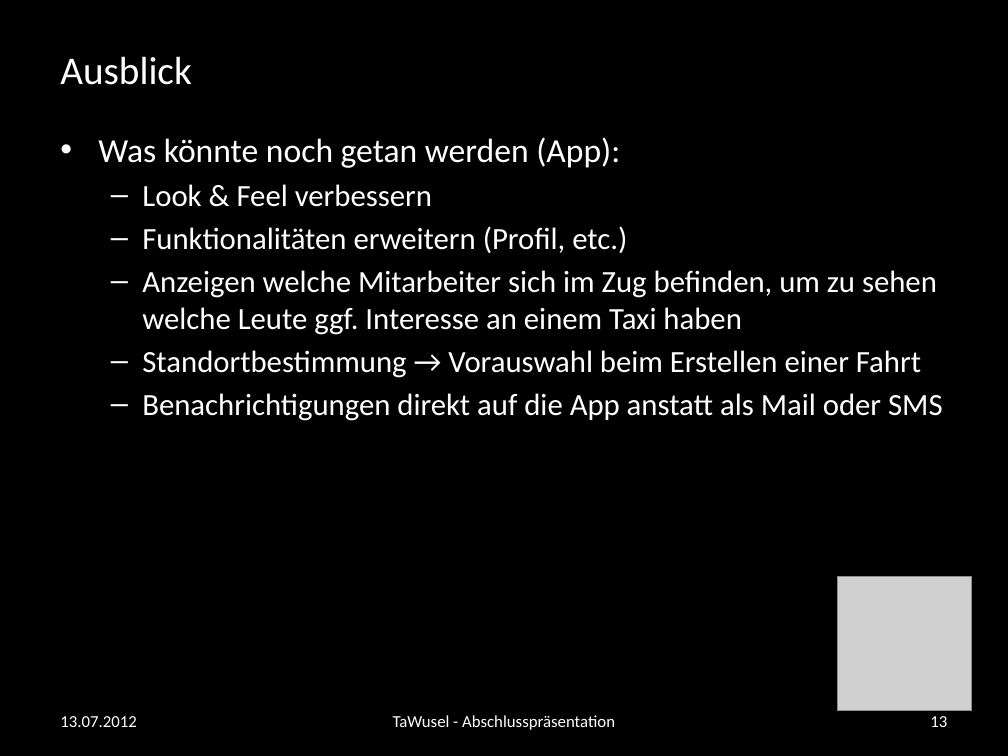
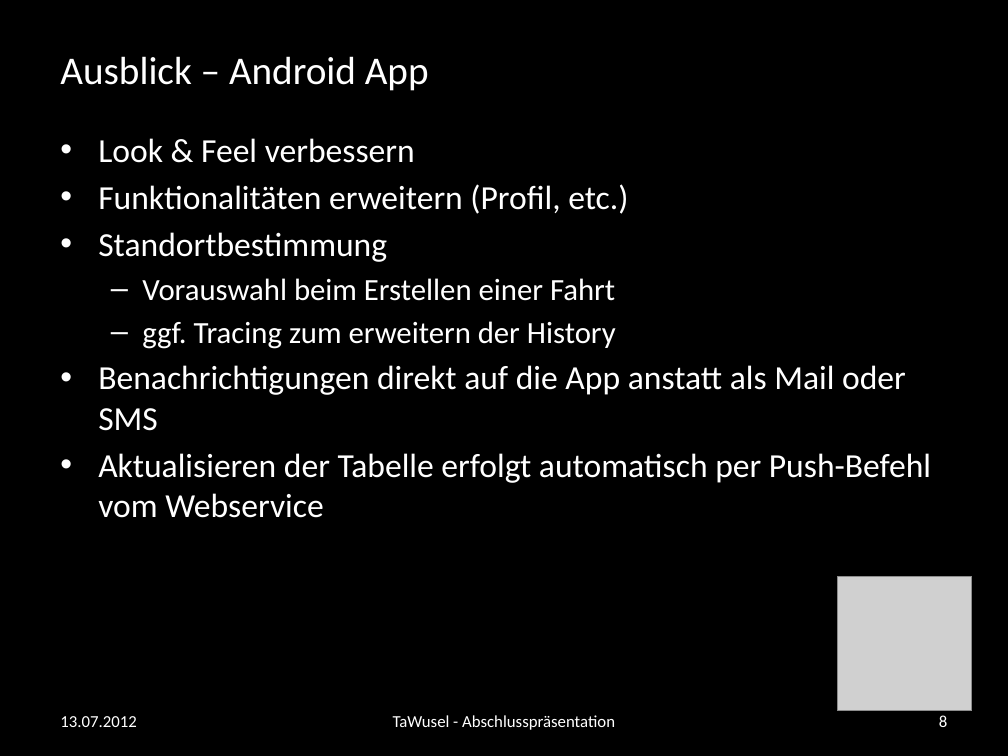
Before and after one commit to andreasnuesslein/swp_kp2_2012_gruppe1, a slide deck: slide 8 of Abschluss-Praesentation/vorlage.pptx (slide 13 before the commit). Drawn at 1008x756 pixels with LibreOffice and Linux fonts; fonts in the diff are those of the drawing; grey boxes stand for pictures; background and template pictures are left out. Boxes give left, top, right and bottom in pixels: in the first picture for what was removed or moved away, otherwise in the second. Text is boxed around its words. In the diff, an @@ line names an element or a change of style, - is before the commit and + after.

```diff
--- a/Abschluss-Praesentation/vorlage.pptx
+++ b/Abschluss-Praesentation/vorlage.pptx
@@ title at bbox=[60, 56, 429, 91]: text changed @@
-Ausblick
+Ausblick – Android App
@@ text at bbox=[98, 137, 620, 168]: paragraph removed @@
-• Was könnte noch getan werden (App):
@@ text at bbox=[98, 138, 906, 431]: size 22 to 24 pt in "Look & Feel verbessern", "Funktionalitäten erweitern (Profil, etc.)", "Benachrichtigungen direkt auf die App anstatt als ..."; bullet – to •; list level 2 to 1 in "Look & Feel verbessern"; list level 2 to 1 in "Funktionalitäten erweitern (Profil, etc.)"; list level 2 to 1 in "Benachrichtigungen direkt auf die App ..." @@
@@ text at bbox=[98, 232, 616, 349]: text changed @@
-  – Anzeigen welche Mitarbeiter sich im Zug befinden, um zu sehen welche Leute ggf. Interesse an einem Taxi haben
-  – Standortbestimmung → Vorauswahl beim Erstellen einer Fahrt
+• Standortbestimmung
+  – Vorauswahl beim Erstellen einer Fahrt
+  – ggf. Tracing zum erweitern der History
@@ text at bbox=[98, 453, 931, 518]: paragraph added @@
+• Aktualisieren der Tabelle erfolgt automatisch per Push-Befehl vom Webservice
@@ page number at bbox=[939, 715, 947, 727]: text changed @@
-13
+8
```
Also in this commit, not shown: 6 other slides changed, 3 slides added, 6 slides removed, 1 other file.
